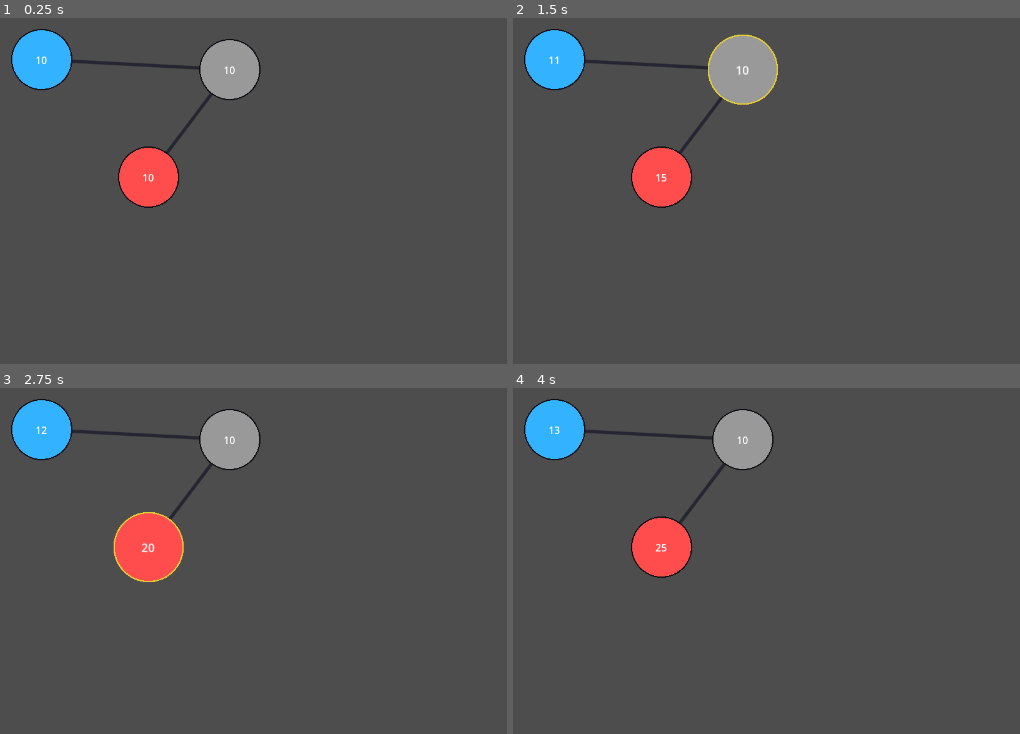
Above: before the commit, frames 1-4 (two rows, left to right).
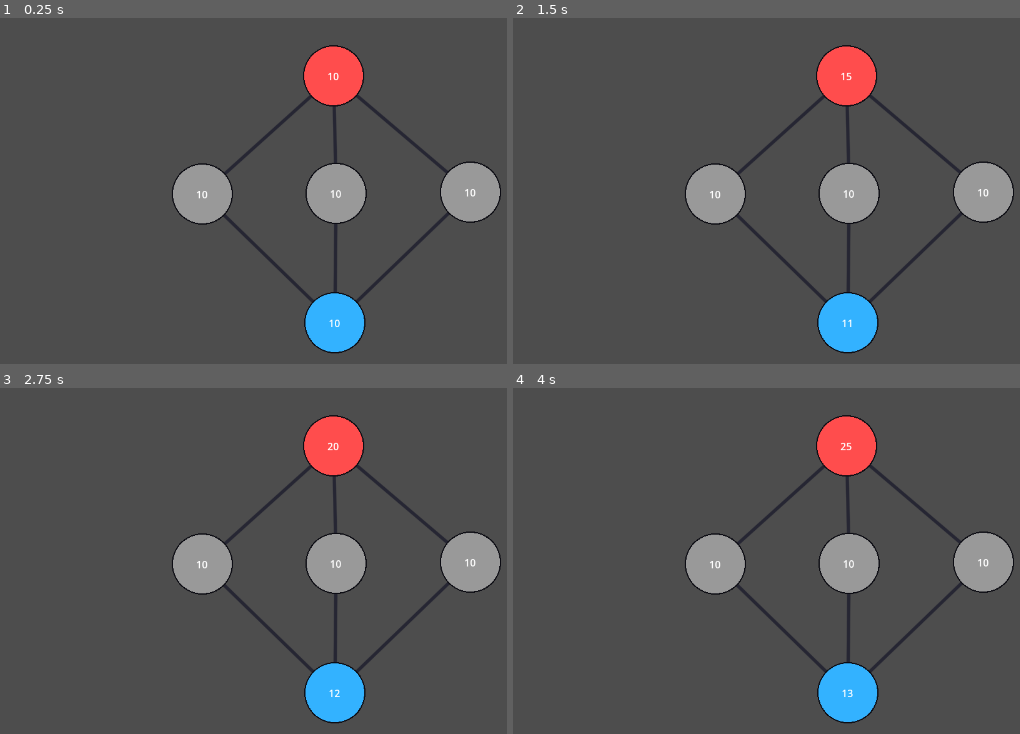
Above: after the commit, the same moments.

Repository: OliverKris/CSCI6562-Project
Game: Godot game, scene res://Map.tscn
Two runs of this game, one before a commit and one after it. Both use one fixed random seed, a clock stepped at 60 frames per second and the inputs below.
Inputs (mouse positions are in pixels of both pictures, inside the frame that each line leads up to):
- Up to frame 1 (0.25 s): no input
- Up to frame 2 (1.5 s): tap Enter at 0.5 s; move the mouse to (553, 59) at 0.52 s; click (553, 59) at 0.67 s; tap Space at 1.25 s; move the mouse to (741, 69) at 1.27 s; click (741, 69) at 1.42 s
- Up to frame 3 (2.75 s): tap Enter at 2 s; move the mouse to (147, 547) at 2.02 s; click (147, 547) at 2.17 s
- Up to frame 4 (4 s): tap Space at 2.75 s; move the mouse to (847, 678) at 2.77 s; click (847, 678) at 2.92 s; tap Enter at 3.5 s; move the mouse to (outside the picture) at 3.52 s; click (outside the picture) at 3.67 s

The runs differ from the first frame. In frame 1, 15% of the frame differs, in the area x 2-99%, y 3-97%; in frame 2, 15%; in frame 3, 15%; in frame 4, 15%.

Commit message:
Updated test map layout, added better structure of resources

Diff:
--- a/City.tscn
+++ b/City/City.tscn
@@ -1,7 +1,7 @@
 [gd_scene format=3 uid="uid://wai3my3i1gto"]
 
-[ext_resource type="Script" uid="uid://cqk3n73loh0nf" path="res://City.gd" id="1_0d5ds"]
-[ext_resource type="Script" uid="uid://biih1e2p5wxfs" path="res://CityVisual.gd" id="1_qodpt"]
+[ext_resource type="Script" uid="uid://cqk3n73loh0nf" path="res://City/City.gd" id="1_0d5ds"]
+[ext_resource type="Script" uid="uid://biih1e2p5wxfs" path="res://City/CityVisual.gd" id="1_qodpt"]
 
 [sub_resource type="CircleShape2D" id="CircleShape2D_0d5ds"]
 radius = 48.0
--- a/Map.tscn
+++ b/Map.tscn
@@ -1,10 +1,10 @@
 [gd_scene format=3 uid="uid://dft0d5fq0ygy"]
 
 [ext_resource type="Script" uid="uid://css60lr50660b" path="res://GraphMap.gd" id="1_3h1ab"]
-[ext_resource type="PackedScene" uid="uid://wai3my3i1gto" path="res://City.tscn" id="1_gfjgm"]
-[ext_resource type="Script" uid="uid://c71t6pm6wjg7x" path="res://CityData.gd" id="2_3vi7k"]
-[ext_resource type="Script" uid="uid://da6fe1385wucd" path="res://RoadData.gd" id="2_v6avs"]
-[ext_resource type="Script" uid="uid://bvy5y3lmeggu8" path="res://RoadLayer.gd" id="4_7if1s"]
+[ext_resource type="PackedScene" uid="uid://wai3my3i1gto" path="res://City/City.tscn" id="1_gfjgm"]
+[ext_resource type="Script" uid="uid://c71t6pm6wjg7x" path="res://City/CityData.gd" id="2_3vi7k"]
+[ext_resource type="Script" uid="uid://da6fe1385wucd" path="res://Road/RoadData.gd" id="2_v6avs"]
+[ext_resource type="Script" uid="uid://bvy5y3lmeggu8" path="res://Road/RoadLayer.gd" id="4_7if1s"]
 
 [sub_resource type="Resource" id="Resource_8qak7"]
 script = ExtResource("2_v6avs")
@@ -17,45 +17,86 @@
 b_id = 2
 metadata/_custom_type_script = "uid://da6fe1385wucd"
 
+[sub_resource type="Resource" id="Resource_v6avs"]
+script = ExtResource("2_v6avs")
+a_id = 3
+metadata/_custom_type_script = "uid://da6fe1385wucd"
+
+[sub_resource type="Resource" id="Resource_vm4q1"]
+script = ExtResource("2_v6avs")
+a_id = 2
+b_id = 3
+metadata/_custom_type_script = "uid://da6fe1385wucd"
+
+[sub_resource type="Resource" id="Resource_ud676"]
+script = ExtResource("2_v6avs")
+b_id = 4
+metadata/_custom_type_script = "uid://da6fe1385wucd"
+
+[sub_resource type="Resource" id="Resource_6f7pb"]
+script = ExtResource("2_v6avs")
+a_id = 2
+b_id = 4
+metadata/_custom_type_script = "uid://da6fe1385wucd"
+
+[sub_resource type="Resource" id="Resource_fhlij"]
+script = ExtResource("2_3vi7k")
+id = 4
+name = "City 4"
+metadata/_custom_type_script = "uid://c71t6pm6wjg7x"
+
 [sub_resource type="Resource" id="Resource_3h1ab"]
 script = ExtResource("2_3vi7k")
-name = "Edo"
+name = "City 0"
 owner = 1
 max_army = 20
-metadata/_custom_type_script = "uid://c71t6pm6wjg7x"
-
-[sub_resource type="Resource" id="Resource_3vi7k"]
-script = ExtResource("2_3vi7k")
-id = 1
-name = "Kyoto"
 metadata/_custom_type_script = "uid://c71t6pm6wjg7x"
 
 [sub_resource type="Resource" id="Resource_7if1s"]
 script = ExtResource("2_3vi7k")
 id = 2
-name = "Nara"
+name = "City 2"
 owner = 2
 production_per_sec = 4.0
 max_army = 100
 metadata/_custom_type_script = "uid://c71t6pm6wjg7x"
 
+[sub_resource type="Resource" id="Resource_dbu0r"]
+script = ExtResource("2_3vi7k")
+id = 1
+metadata/_custom_type_script = "uid://c71t6pm6wjg7x"
+
+[sub_resource type="Resource" id="Resource_bhm4d"]
+script = ExtResource("2_3vi7k")
+id = 3
+name = "City 3"
+metadata/_custom_type_script = "uid://c71t6pm6wjg7x"
+
 [node name="GraphMap" type="Node2D" unique_id=793053204]
 script = ExtResource("1_3h1ab")
-roads = Array[ExtResource("2_v6avs")]([SubResource("Resource_8qak7"), SubResource("Resource_0f2yp")])
+roads = Array[ExtResource("2_v6avs")]([SubResource("Resource_8qak7"), SubResource("Resource_0f2yp"), SubResource("Resource_v6avs"), SubResource("Resource_vm4q1"), SubResource("Resource_ud676"), SubResource("Resource_6f7pb")])
 
 [node name="RoadLayer" type="Node2D" parent="." unique_id=228389654]
 script = ExtResource("4_7if1s")
 
 [node name="Cities" type="Node2D" parent="." unique_id=2002832469]
 
-[node name="Friendly" parent="Cities" unique_id=285548890 instance=ExtResource("1_gfjgm")]
-position = Vector2(110, 105)
+[node name="4" parent="Cities" unique_id=285548890 instance=ExtResource("1_gfjgm")]
+position = Vector2(581, 319)
+data = SubResource("Resource_fhlij")
+
+[node name="0" parent="Cities" unique_id=1478610266 instance=ExtResource("1_gfjgm")]
+position = Vector2(579, 526)
 data = SubResource("Resource_3h1ab")
 
-[node name="Neutral" parent="Cities" unique_id=1129574257 instance=ExtResource("1_gfjgm")]
-position = Vector2(411, 121)
-data = SubResource("Resource_3vi7k")
+[node name="2" parent="Cities" unique_id=1103232393 instance=ExtResource("1_gfjgm")]
+position = Vector2(577, 131)
+data = SubResource("Resource_7if1s")
 
-[node name="Enemy" parent="Cities" unique_id=1103232393 instance=ExtResource("1_gfjgm")]
-position = Vector2(281, 293)
-data = SubResource("Resource_7if1s")
+[node name="1" parent="Cities" unique_id=1902991817 instance=ExtResource("1_gfjgm")]
+position = Vector2(367, 320)
+data = SubResource("Resource_dbu0r")
+
+[node name="3" parent="Cities" unique_id=400718759 instance=ExtResource("1_gfjgm")]
+position = Vector2(796, 317)
+data = SubResource("Resource_bhm4d")
Renamed: City.gd -> City/City.gd
Renamed: CityData.gd -> City/CityData.gd
Renamed: CityVisual.gd -> City/CityVisual.gd
Renamed: RoadData.gd -> Road/RoadData.gd
Renamed: RoadLayer.gd -> Road/RoadLayer.gd
